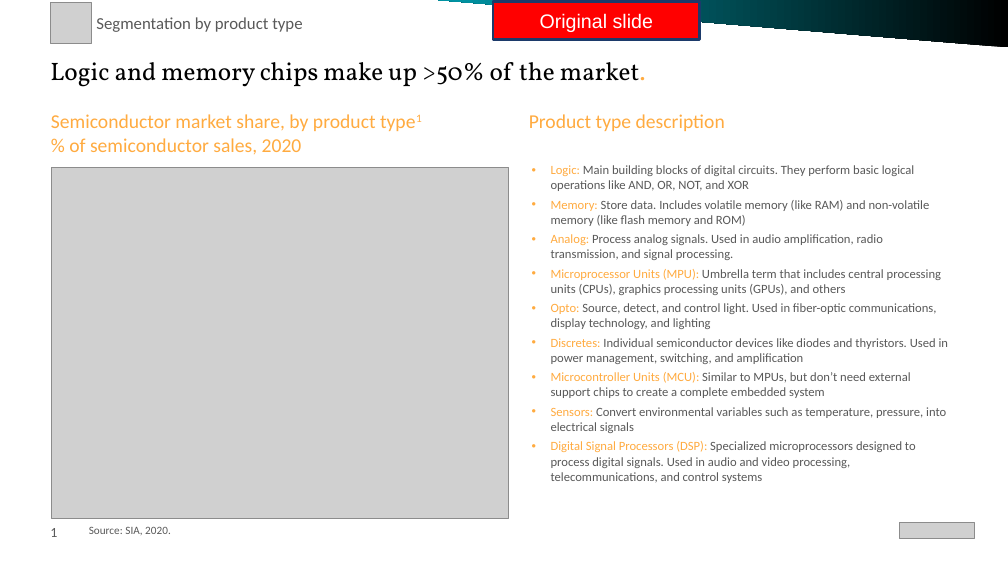
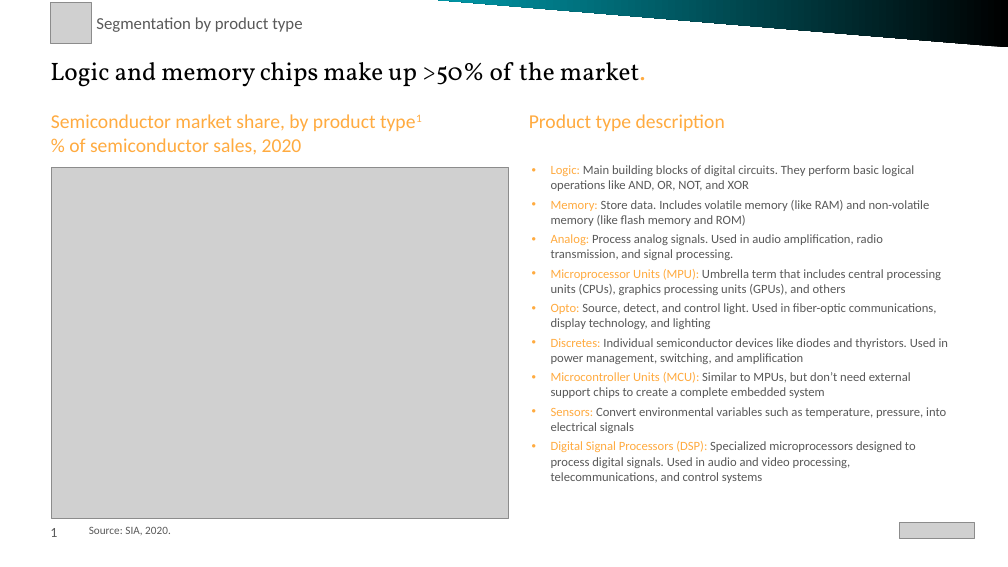
Before and after one commit to felipedplatzer/leenear_semantic_slide_representation, a slide deck: slide 1 of slides_for_tests/10.pptx. Drawn at 1008x567 pixels with LibreOffice and Linux fonts; fonts in the diff are those of the drawing; grey boxes stand for pictures. Boxes give left, top, right and bottom in pixels: in the first picture for what was removed or moved away, otherwise in the second. Text is boxed around its words. In the diff, an @@ line names an element or a change of style, - is before the commit and + after.

```diff
--- a/slides_for_tests/10.pptx
+++ b/slides_for_tests/10.pptx
@@ rectangle removed at <box>493,2,700,40</box> @@
-Original slide
```
Also in this commit, not shown: 15 other files.
